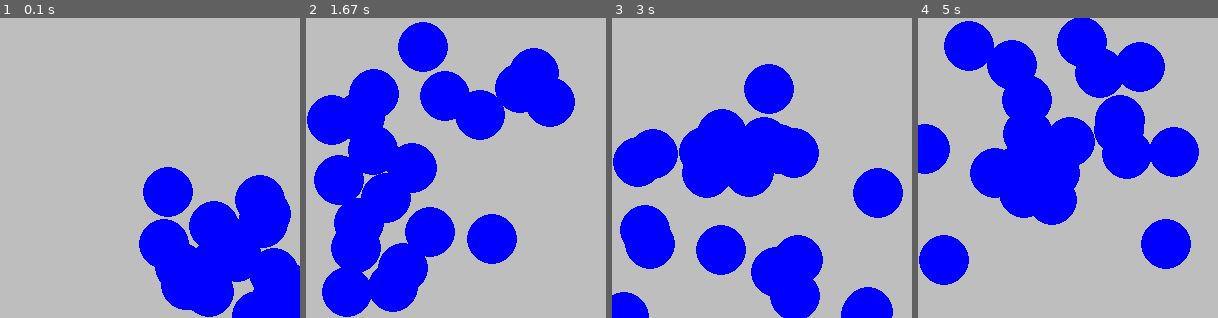
Above: before the commit, frames 1-4 (left to right).
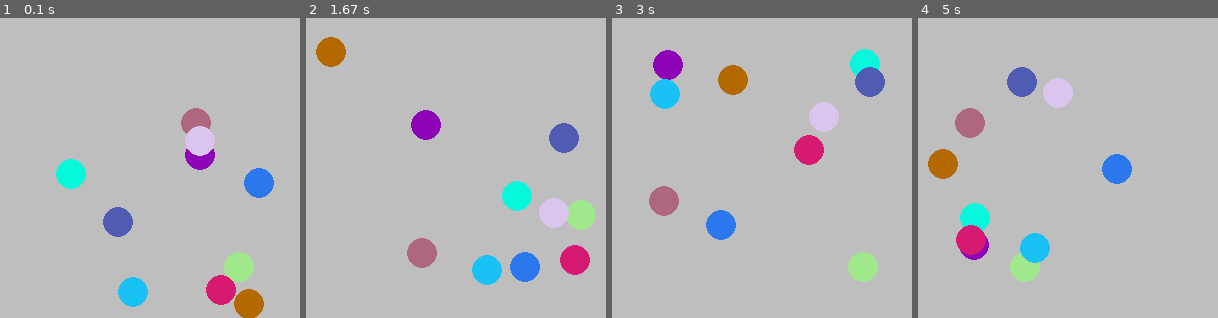
Above: after the commit, the same moments.

Repository: Rosebotics/catapult2019
Game: pygame game, started from learningPygame/Niharika/04-BouncingBall/BouncingBall.py
The game is run twice, just before and just after one commit, with the same random seed, the same clock (stepped at 60 frames per second) and the same inputs.
Inputs:
- Up to frame 1 (0.1 s): no input
- Up to frame 2 (1.67 s): no input
- Up to frame 3 (3 s): no input
- Up to frame 4 (5 s): no input

The runs differ from the first frame. In frame 1, 24% of the frame differs, in the area x 18-100%, y 30-100%; in frame 2, 43%, in the area x 0-97%, y 1-100%; in frame 3, 36%; in frame 4, 39%.

Commit message:
animations july 09

Diff:
--- a/learningPygame/Niharika/04-BouncingBall/BouncingBall.py
+++ b/learningPygame/Niharika/04-BouncingBall/BouncingBall.py
@@ -12,12 +12,13 @@
         self.screen = screen
         self.x = x
         self.y = y
-        self.speed_x = random.randint(20,25)
-        self.speed_y = random.randint(20,25)
+        self.speed_x = random.randint(5,15)
+        self.speed_y = random.randint(5,15)
+        self.color = (random.randint(0,255), random.randint(0,255), random.randint(0,255))
 
 
     def draw(self):
-        pygame.draw.circle(self.screen, (0, 0, 255), (self.x, self.y), 25, 25)
+        pygame.draw.circle(self.screen, self.color, (self.x, self.y), 15, 15)
 
     def move(self):
         self.x = self.x + self.speed_x
@@ -26,8 +27,6 @@
             self.speed_x = - self.speed_x
         if self.y > 275 or self.y < 25 :
             self.speed_y = - self.speed_y
-
-
 
 
 def main():
@@ -42,8 +41,8 @@
     testball = Ball(screen, 50, 150)
     balls =[]
 
-    for x in range(20):
-        ball = Ball(screen, random.randint(50,250), random.randint(50,250))
+    for x in range(10):
+        ball = Ball(screen, random.randint(25,275), random.randint(25,275))
         balls.append(ball)
 
     while True:
@@ -53,7 +52,6 @@
             # if event.type :
             #     test_position = event.pos
             #     print(test_position)
-
 
         clock.tick(60)
         screen.fill(pygame.Color('gray'))
--- a/learningPygame/Niharika/05-TicTacToe/TicTacToe.py
+++ b/learningPygame/Niharika/05-TicTacToe/TicTacToe.py
@@ -30,7 +30,7 @@
             return
         click_x, click_y = pygame.mouse.get_pos()
         row, col = get_row_col(click_x, click_y)
-        if row < 0 or row > 3 or col < 0 or col > 3:
+        if row < 0 or row >= 3 or col < 0 or col > 3:
             return
         if self.board[row][col] == '.':
             if self.turn_counter % 2 == 0:
@@ -56,14 +56,35 @@
         lines.append(self.board[0][0] + self.board[1][1] + self.board[2][2])
         lines.append(self.board[0][2] + self.board[1][1] + self.board[2][0])
 
-        # TODO: Use the lines list to determine if there is a winner.
+        # done: Use the lines list to determine if there is a winner.
+        for line in lines:
+            if line == 'XXX':
+                pygame.display.set_caption('X is the winner!')
+                self.game_is_over = True
+                pygame.mixer.music.play(1)
+            if line == 'OOO':
+                pygame.display.set_caption('O is the winner!')
+                self.game_is_over = True
+                pygame.mixer.music.play(1)
+            else:
+                pygame.display.set_caption("Cat's Game!")
+
+
         # TODO: If there is a winner, update the title text, play a sound, and set game_is_over to True.
 
 
 def draw_board(screen, game):
     """ Draw the board based on the marked store in the board configuration array """
-    # TODO: Loop over the game.board to place X and O images on the screen as appropriate.
-
+    # done: Loop over the game.board to place X and O images on the screen as appropriate.
+    for row in range(3):
+        for col in range(3):
+            current_mark = game.board[row][col]
+            if current_mark == 'X' :
+                x_image = pygame.image.load("x_mark.png")
+                screen.blit(x_image, get_xy_position(row, col))
+            if current_mark == 'O' :
+                o_image = pygame.image.load("o_mark.png")
+                screen.blit(o_image, get_xy_position(row, col))
 
 def main():
     pygame.init()
@@ -71,19 +92,34 @@
     screen = pygame.display.set_mode((380, 400))
     pygame.display.set_caption("X's Turn")
     board_surface = pygame.image.load("board.png")
-    # TODO: Create an instance of the Game class
+    # done: Create an instance of the Game class
+    game = Game()
+    # TODO remove this test later
+    # game.board[0][0] = 'X'
+    # game.board[1][1] = 'O'
+    # game.board[2][0] = 'O'
 
     while True:
         for event in pygame.event.get():
             if event.type == pygame.QUIT:
                 sys.exit()
-            # TODO: When a MOUSEBUTTONUP event occurs take a game turn
+            # done: When a MOUSEBUTTONUP event occurs take a game turn
+            if event.type == pygame.MOUSEBUTTONUP:
+                game.take_turn()
+
             # TODO: When the K_SPACE key is pressed create a new game instance and update the text.
+            pressed_key = pygame.key.get_pressed()
+            if pressed_key[pygame.K_SPACE]:
+                game = Game()
+                pygame.display.set_caption("X's Turn!")
+
+
 
         screen.fill(pygame.Color("white"))
         screen.blit(board_surface, get_xy_position(0, 0))
 
-        # TODO: Call draw_board
+        # done: Call draw_board
+        draw_board(screen, game)
 
         pygame.display.update()
 
--- a/learningPygame/Niharika/06-SpaceInvaders/space_invaders.py
+++ b/learningPygame/Niharika/06-SpaceInvaders/space_invaders.py
@@ -5,17 +5,21 @@
 class Missile:
     def __init__(self, screen, x):
         # Store the data.  Initialize:   y to 591   and   exploded to False.
-        pass
+        self.screen = screen
+        self.x = x
+        self.y = 591
+        self.exploded = False
+
+
 
     def move(self):
         # Make self.y 5 smaller than it was (which will cause the Missile to move UP).
-        pass
+        self.y = self.y - 5
 
     def draw(self):
         # Draw a vertical, 4 pixels thick, 8 pixels long, red (or green) line on the screen,
         # where the line starts at the current position of this Missile.
-        pass
-
+        pygame.draw.line(self.screen, (0, 255, 0), (self.x, self.y), (self.x, self.y - 8), 4)
 
 class Fighter:
     def __init__(self, screen, x, y):
@@ -23,16 +27,24 @@
         # Set   self.missiles   to the empty list.
         # Load the file  "fighter.png"  as the image
         # Set the colorkey to white (it has a white background that needs removed)
-        pass
+        self.screen = screen
+        self.x = x
+        self.y = y
+        self.missiles = []
+        self.image = pygame.image.load("fighter.png")
+        self.image.set_colorkey(pygame.Color("White"))
+
+
 
     def draw(self):
         # Draw this Fighter, using its image at its current (x, y) position.
-        pass
+        self.screen.blit(self.image, (self.x, self.y))
 
     def fire(self):
         # Construct a new Missile 50 pixels to the right of this Fighter.
         # Append that Missile to this Fighter's list of Missile objects.
-        pass
+        new_missile = Missile(self.screen, self.x + 50)
+        self.missiles.append(new_missile)
 
     def remove_exploded_missiles(self):
         # Already complete
@@ -46,7 +58,11 @@
         # Store the data.
         # Set   dead to False   and   original_x to x   and move_right to True.
         # Load the file  "badguy.png"  as the image. and set its colorkey to black.
-        pass
+        self.screen = screen
+        self.x = x
+        self.y = y
+        self.dead = False
+
 
     def move(self):
         # Move 2 units in the current direction.
@@ -97,30 +113,52 @@
     pygame.display.set_caption("SPACE INVADERS!")
     screen = pygame.display.set_mode((640, 650))
 
-    # TODO 9: Set    enemy_rows    to an initial value of 3.
-    # TODO 10: Create an EnemyFleet object (called enemy) with the screen and enemy_rows
-    # TODO 1: Create a Fighter (called fighter) at location  320, 590
+    # done 9: Set    enemy_rows    to an initial value of 3.
+    enemy_rows = 3
+
+    # done 10: Create an EnemyFleet object (called enemy) with the screen and enemy_rows
+    enemy = EnemyFleet(screen,enemy_rows)
+
+    # done 1: Create a Fighter (called fighter) at location  320, 590
+    fighter = Fighter(screen, 320, 590)
 
     while True:
         clock.tick(60)
+
         for event in pygame.event.get():
             pressed_keys = pygame.key.get_pressed()
-            # TODO 5: If the event type is KEYDOWN and pressed_keys[K_SPACE] is True, then fire a missile
+            # done 5: If the event type is KEYDOWN and pressed_keys[K_SPACE] is True, then fire a missile
             if event.type == QUIT:
                 sys.exit()
 
+            if event.type == pygame.KEYDOWN and pressed_keys[K_SPACE]:
+                fighter.fire()
+
+
         screen.fill((0, 0, 0))
         pressed_keys = pygame.key.get_pressed()
-        # TODO 3: If K_LEFT is pressed and fighter.x is greater than -50 move the fighter left 5
-        # TODO 4: If K_RIGHT is pressed and fighter.x is less than 590 move the fighter right 5
-        # TODO 2: Draw the fighter
+        # done 3: If K_LEFT is pressed and fighter.x is greater than -50 move the fighter left 5
+        if pressed_keys[K_LEFT] and fighter.x > -50:
+            fighter.x = fighter.x - 5
+
+        # done 4: If K_RIGHT is pressed and fighter.x is less than 590 move the fighter right 5
+        if pressed_keys[K_RIGHT] and fighter.x < 590:
+                fighter.x = fighter.x + 5
+
+        # done 2: Draw the fighter
+        fighter.draw()
 
         # TODO 11: Move the enemy
+        enemy.move()
+        enemy.draw()
         # TODO 12: Draw the enemy
 
-        # TODO 6: For each missile in the fighter missiles
-        #   TODO 7: Move the missile
-        #   TODO 8: Draw the missile
+        # done 6: For each missile in the fighter missiles
+        for missile in fighter.missiles:
+            missile.move()
+            missile.draw()
+        #   done 7: Move the missile
+        #   done 8: Draw the missile
 
         # TODO 12: For each badguy in the enemy badguys
         #     TODO 13: For each missile in the fighter missiles
Not shown, changed: learningPygame/Niharika/00-MovingSmile/Niharika_Notes_Jul09
